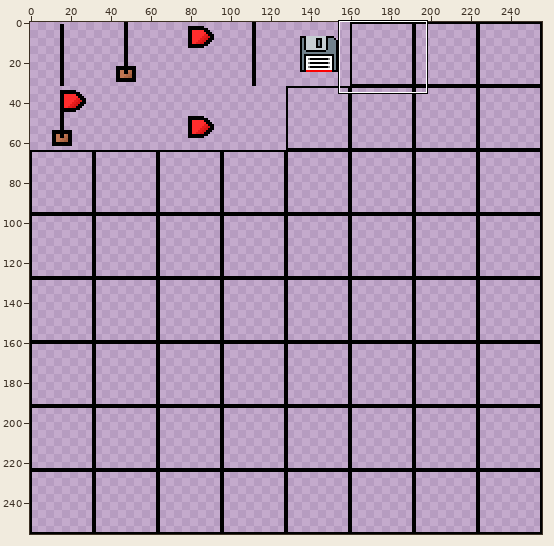
Edited in one commit: sprite sheet (discoveryworld/assets/placeholder/instruments2.png). Above: a wide view before the commit, with the close-up outlined.
Close-up. Before the edit:
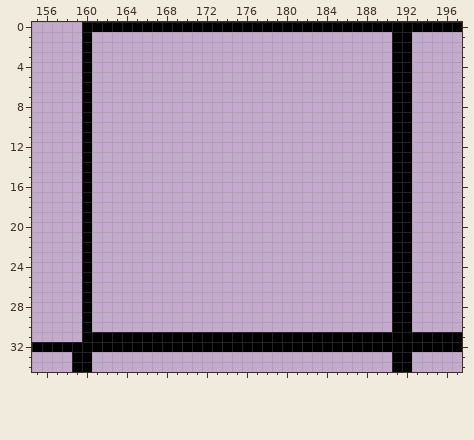
The file is 256x256 pixels. Shown: x 155..197, y 0..34.
Once edited:
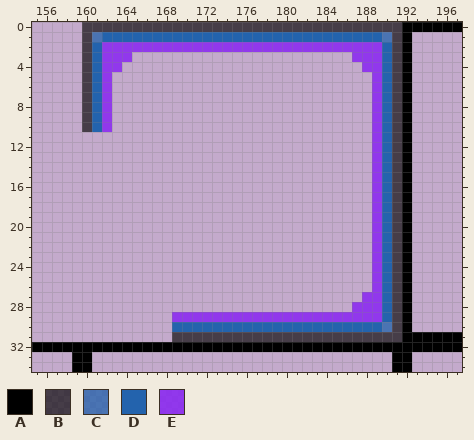
Palette (. is transparent): A #000000  B #030303a7  C #2262abc0  D #2363ad  E #8925f1db
Difference:
y 0: x 160..191 AAAAAAAAAAAAAAAAAAAAAAAAAAAAAAAA -> BBBBBBBBBBBBBBBBBBBBBBBBBBBBBBBB
y 1: x 160..191 A..............................A -> BCDDDDDDDDDDDDDDDDDDDDDDDDDDDDCB
y 2: x 160..191 A..............................A -> BDEEEEEEEEEEEEEEEEEEEEEEEEEEEEDB
y 3: x 160..164 A.... -> BDEEE; x 187..191 ....A -> EEEDB
y 4: x 160..163 A... -> BDEE; x 188..191 ...A -> EEDB
y 5..10: x 160..162 A.. -> BDE; x 189..191 ..A -> EDB
y 11..26: x 160 A -> .; x 189..191 ..A -> EDB
y 27: x 160 A -> .; x 188..191 ...A -> EEDB
y 28: x 160 A -> .; x 187..191 ....A -> EEEDB
y 29: x 160 A -> .; x 169..191 ......................A -> EEEEEEEEEEEEEEEEEEEEEDB
y 30: x 160 A -> .; x 169..191 ......................A -> DDDDDDDDDDDDDDDDDDDDDCB
y 31: x 160..191 AAAAAAAAAAAAAAAAAAAAAAAAAAAAAAAA -> .........BBBBBBBBBBBBBBBBBBBBBBB
